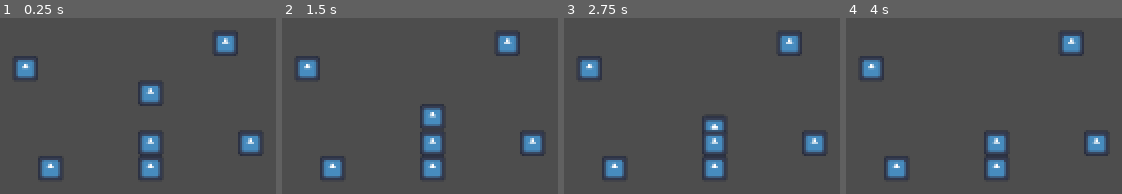
Above: before the commit, frames 1-4 (left to right).
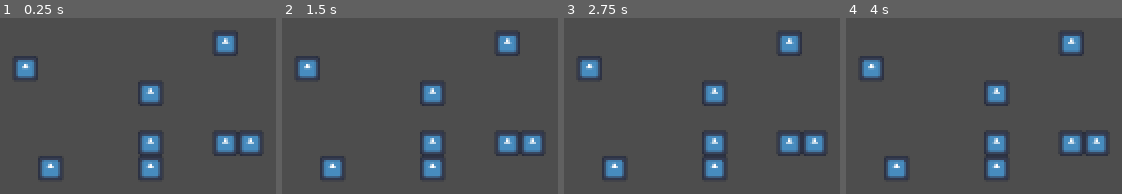
Above: after the commit, the same moments.

Repository: ZaRdEr15/taltech-gamecamp2024-jam-makers
Game: Godot game, scene res://main.tscn
Two runs of this game, one before a commit and one after it. Both use one fixed random seed, a clock stepped at 60 frames per second and the inputs below. This scene is started directly instead of the project's main scene. The engine's default icon, where the game draws it, is replaced by a stand-in: a white triangle on a blue panel in a dark square.
Inputs (mouse positions are in pixels of both pictures, inside the frame that each line leads up to):
- Up to frame 1 (0.25 s): no input
- Up to frame 2 (1.5 s): tap Enter at 0.5 s; move the mouse to (outside the picture) at 0.52 s; click (outside the picture) at 0.67 s; tap Space at 1.25 s; move the mouse to (outside the picture) at 1.27 s; click (outside the picture) at 1.42 s
- Up to frame 3 (2.75 s): tap Enter at 2 s; move the mouse to (outside the picture) at 2.02 s; click (outside the picture) at 2.17 s
- Up to frame 4 (4 s): tap Space at 2.75 s; move the mouse to (outside the picture) at 2.77 s; click (outside the picture) at 2.92 s; tap Enter at 3.5 s; move the mouse to (outside the picture) at 3.52 s; click (outside the picture) at 3.67 s

The runs differ from the first frame. In frame 1, 1.0% of the frame differs, in the area x 77-87%, y 64-79%; in frame 2, 2.8%, in the area x 50-87%, y 36-79%; in frame 3, 2.6%; in frame 4, 2.0%.

Commit message:
Plate rotates when right click pressed

Diff:
--- a/main.tscn
+++ b/main.tscn
@@ -26,3 +26,6 @@
 
 [node name="Plate" parent="." instance=ExtResource("3_pyb2n")]
 position = Vector2(168, 88)
+
+[node name="Plate2" parent="." instance=ExtResource("3_pyb2n")]
+position = Vector2(216, 88)
--- a/plate/plate.gd
+++ b/plate/plate.gd
@@ -1 +1,27 @@
 class_name Plate extends Area2D
+
+
+@onready var raycast = $RayCast2D
+@onready var next_direction = (raycast.to_global(raycast.target_position) - raycast.to_global(Vector2.ZERO)).normalized()
+var can_rotate := false
+
+
+func _input(event: InputEvent) -> void:
+	if event is InputEventMouseButton:
+		if event.button_index == MOUSE_BUTTON_RIGHT and can_rotate:
+			if not event.pressed:
+				rotation_degrees += 90
+				next_direction = (raycast.to_global(raycast.target_position) - raycast.to_global(Vector2.ZERO)).normalized()
+
+
+
+func _on_area_entered(area: Area2D) -> void:
+	area.current_direction = next_direction
+
+
+func _on_mouse_entered() -> void:
+	can_rotate = true
+
+
+func _on_mouse_exited() -> void:
+	can_rotate = false
--- a/plate/plate.tscn
+++ b/plate/plate.tscn
@@ -4,7 +4,7 @@
 [ext_resource type="Texture2D" uid="uid://dyufomctr4tm5" path="res://icon.svg" id="1_ymeab"]
 
 [sub_resource type="RectangleShape2D" id="RectangleShape2D_rnt5r"]
-size = Vector2(16, 16)
+size = Vector2(14, 14)
 
 [node name="Plate" type="Area2D"]
 script = ExtResource("1_6jr5p")
@@ -15,4 +15,10 @@
 
 [node name="CollisionShape2D" type="CollisionShape2D" parent="."]
 shape = SubResource("RectangleShape2D_rnt5r")
-disabled = true
+
+[node name="RayCast2D" type="RayCast2D" parent="."]
+target_position = Vector2(0, 8)
+
+[connection signal="area_entered" from="." to="." method="_on_area_entered"]
+[connection signal="mouse_entered" from="." to="." method="_on_mouse_entered"]
+[connection signal="mouse_exited" from="." to="." method="_on_mouse_exited"]
--- /dev/null
+++ b/plate_types/turn_towards_arrow.tscn
@@ -0,0 +1,6 @@
+[gd_scene load_steps=2 format=3 uid="uid://cqytjqik8w6s8"]
+
+[ext_resource type="Script" path="res://turn_towards_arrow.gd" id="1_fnyxu"]
+
+[node name="TurnTowardsArrow" type="Node"]
+script = ExtResource("1_fnyxu")
--- a/robot/robot.gd
+++ b/robot/robot.gd
@@ -7,6 +7,7 @@
 @onready var final_position := position + current_direction * TILE_SIZE
 var can_move := true
 var start_movement := false
+var pause := true
 
 func _ready() -> void:
 	pass
@@ -21,10 +22,11 @@
 
 
 func _on_timer_timeout() -> void:
-	start_movement = true
-	final_position = position + current_direction * TILE_SIZE
-	ray.force_raycast_update()
-	ray.set_target_position(current_direction * TILE_SIZE)
-	#choose_next_direction()
-	if ray.is_colliding():
-			can_move = false
+	if not pause:
+		final_position = position + current_direction * TILE_SIZE
+		ray.force_raycast_update()
+		ray.set_target_position(current_direction * TILE_SIZE)
+		#choose_next_direction()
+		if ray.is_colliding():
+				can_move = false
+		start_movement = true
--- /dev/null
+++ b/turn_towards_arrow.gd
@@ -0,0 +1,11 @@
+extends Node
+
+
+# Called when the node enters the scene tree for the first time.
+func _ready() -> void:
+	pass # Replace with function body.
+
+
+# Called every frame. 'delta' is the elapsed time since the previous frame.
+func _process(delta: float) -> void:
+	pass
